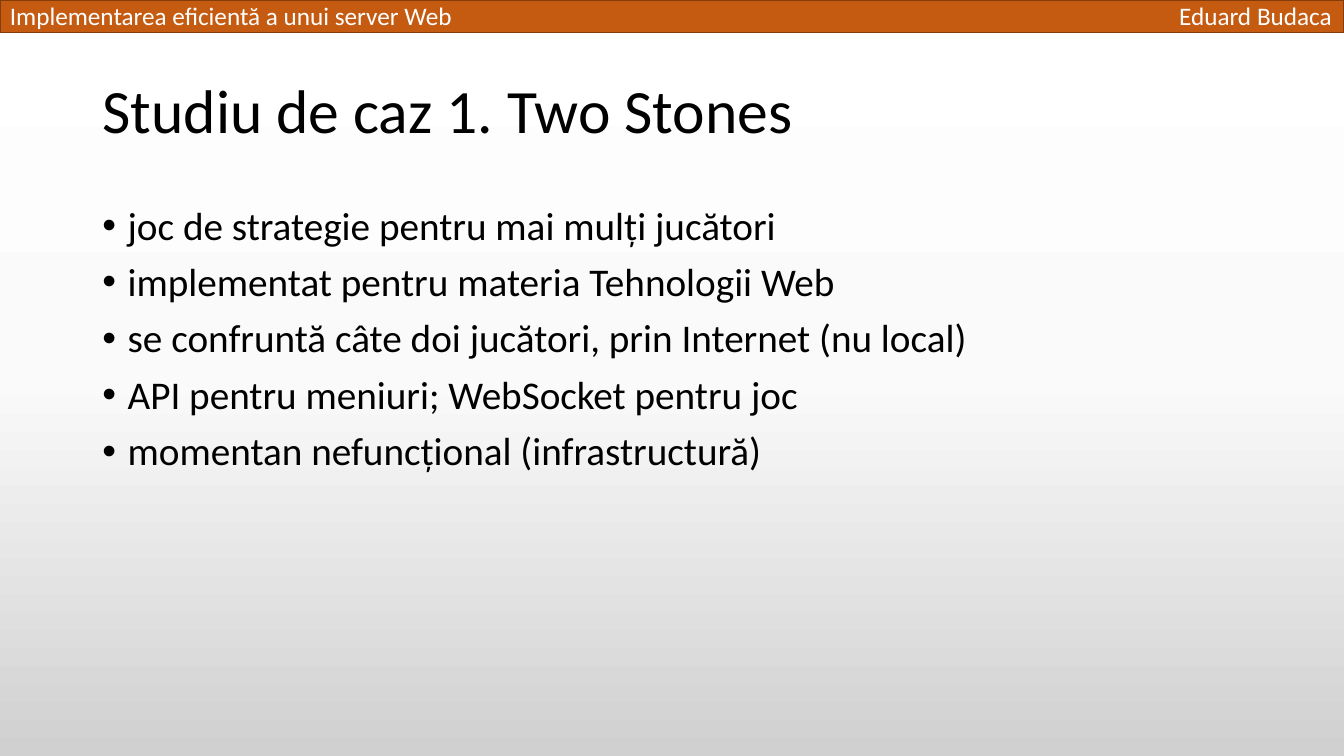
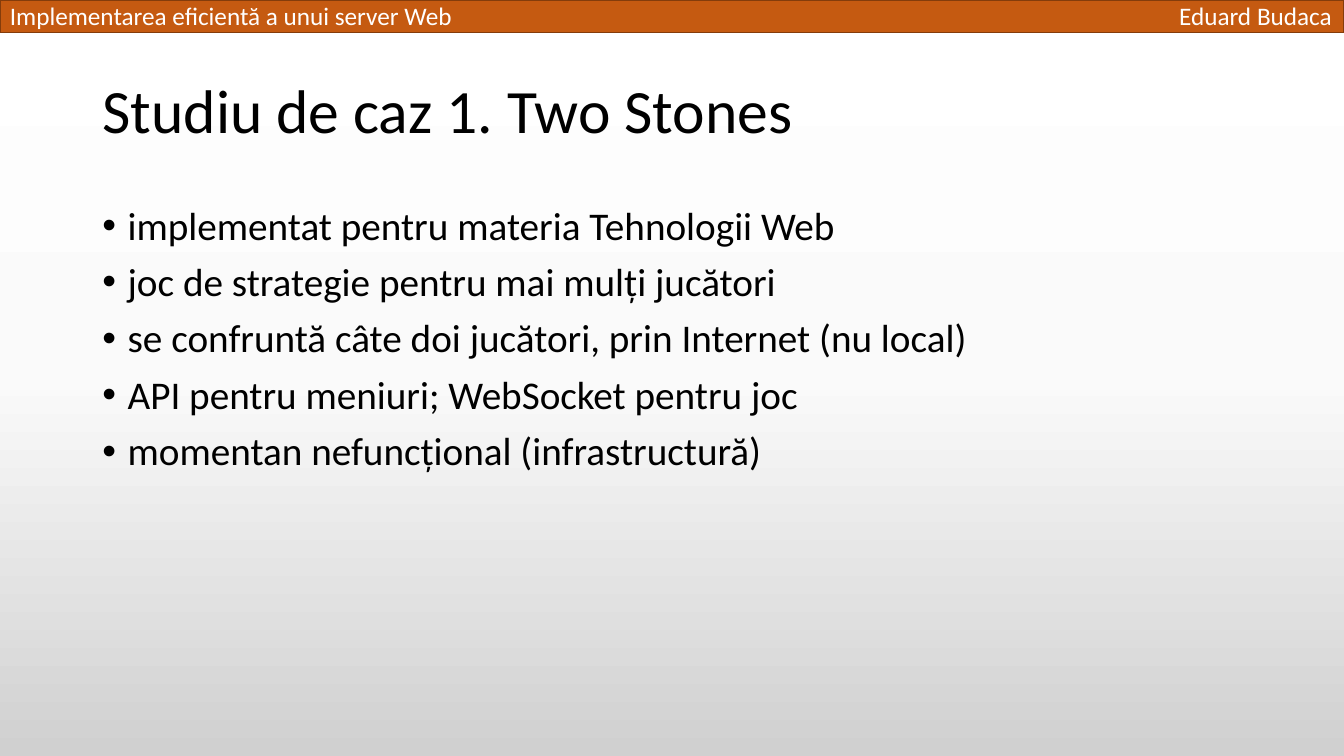
Before and after one commit to TED-996/bachelor-thesis-pack, a slide deck: slide 14 of Licenta2018BudacaEduard/Implementarea eficientă a unui server Web.pptx (slide 17 before the commit). Drawn at 1344x756 pixels with LibreOffice and Linux fonts; fonts in the diff are those of the drawing. Boxes give left, top, right and bottom in pixels: in the first picture for what was removed or moved away, otherwise in the second. Text is boxed around its words. In the diff, an @@ line names an element or a change of style, - is before the commit and + after.

```diff
--- a/Licenta2018BudacaEduard/Implementarea eficientă a unui server Web.pptx
+++ b/Licenta2018BudacaEduard/Implementarea eficientă a unui server Web.pptx
@@ text at bbox=[128, 212, 834, 247]: paragraph added @@
+• implementat pentru materia Tehnologii Web
@@ text at bbox=[128, 268, 834, 303]: paragraph removed @@
-• implementat pentru materia Tehnologii Web
```
Also in this commit, not shown: 6 other slides changed, 3 slides removed.
